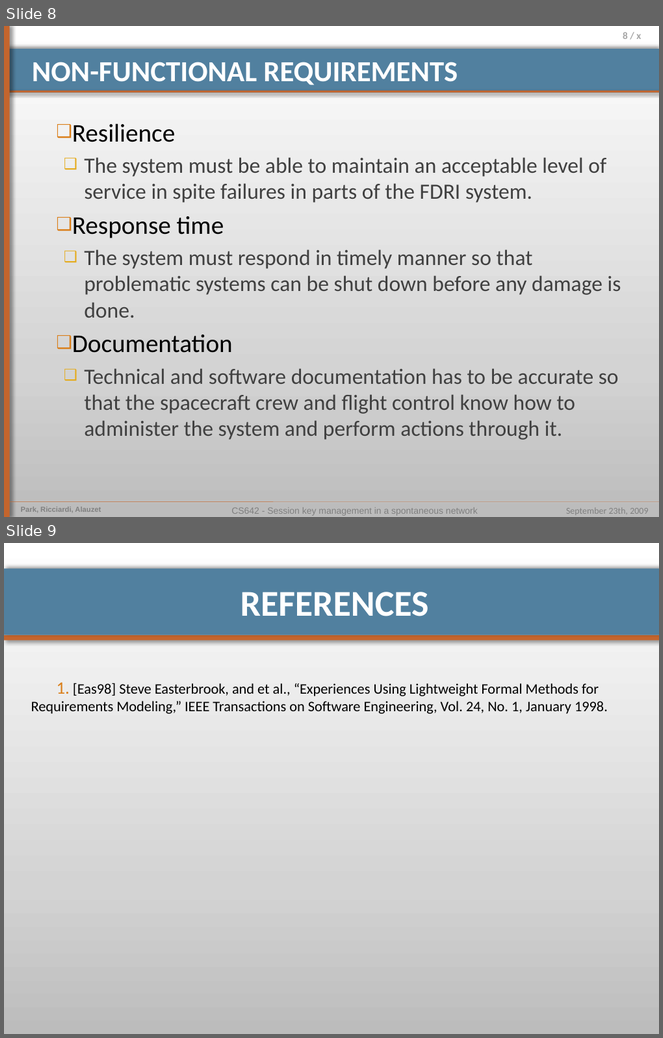
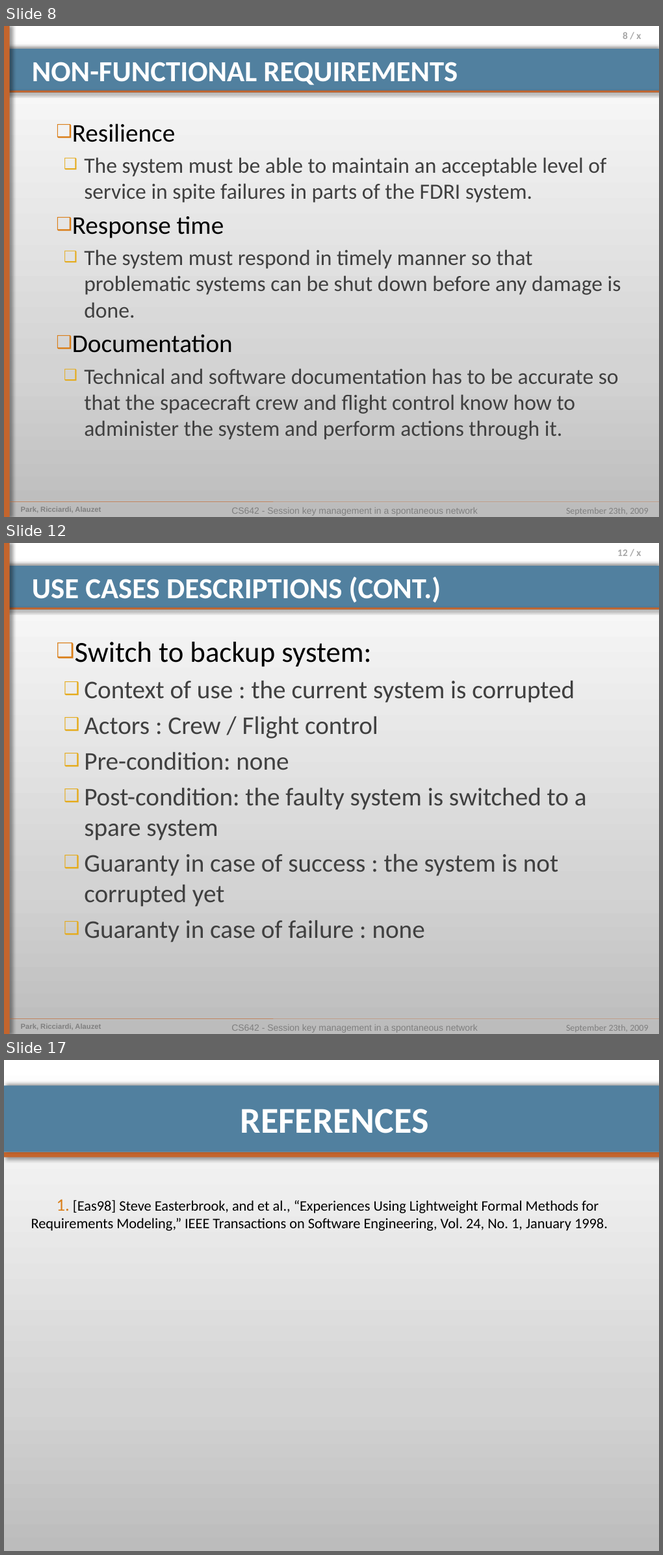
Before and after one commit to pierrealauzet/euroteam, a slide deck: Project 1/CS554_EuroTeam_Proposal.pptx. Shown one above the other, each under a label of ours: slides 8 and 9 before the commit, slides 8, 12 and 17 after it; the slides between them are not shown. The pictures are 663x1038 and 663x1555 pixels, drawn with LibreOffice and Linux fonts; fonts in the diff are those of the drawing. Boxes give left, top, right and bottom in pixels: in the first picture for what was removed or moved away, otherwise in the second. Text is boxed around its words. In the diff, an @@ line names an element or a change of style, - is before the commit and + after.

```diff
--- a/Project 1/CS554_EuroTeam_Proposal.pptx
+++ b/Project 1/CS554_EuroTeam_Proposal.pptx
@@ slide 12 added at <box>4,543,659,1034</box>, background gradient #BDBDBD to #D3D3D3 to #FFFFFF; not listed: 9 template elements that a slide beside it also shows @@
@@ title added at <box>32,577,441,603</box>, 32 pt, text #FFFFFF, bold @@
+USE CASES DESCRIPTIONS (CONT.)
@@ text added at <box>75,642,587,943</box>, 28 pt, text #404040 @@
+❑ Switch to backup system:
+  ❑ Context of use : the current system is corrupted
+  ❑ Actors : Crew / Flight control
+  ❑ Pre-condition: none
+  ❑ Post-condition: the faulty system is switched to a spare system
+  ❑ Guaranty in case of success : the system is not corrupted yet
+  ❑ Guaranty in case of failure : none
@@ what was slide 9 is now slide 17 @@
```
Also in this commit, not shown: 3 slides changed, 7 other slides added, 1 other file.
